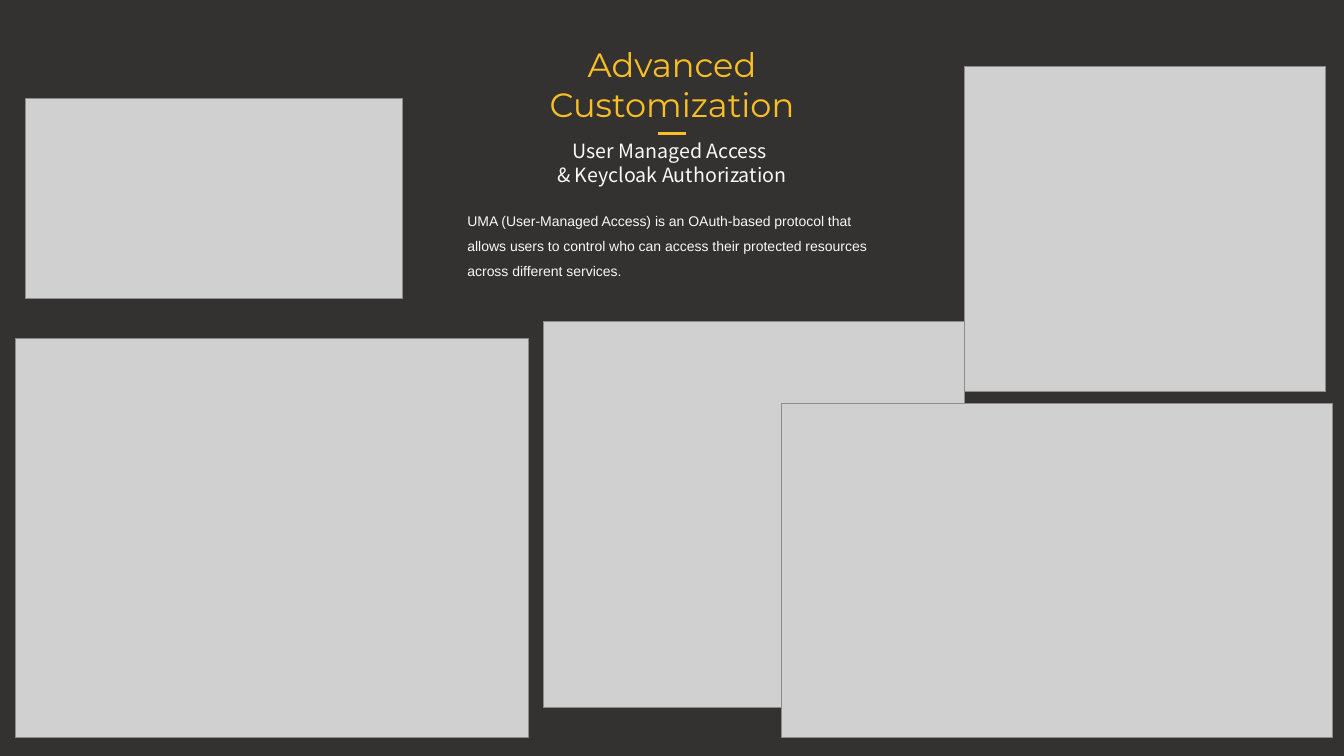
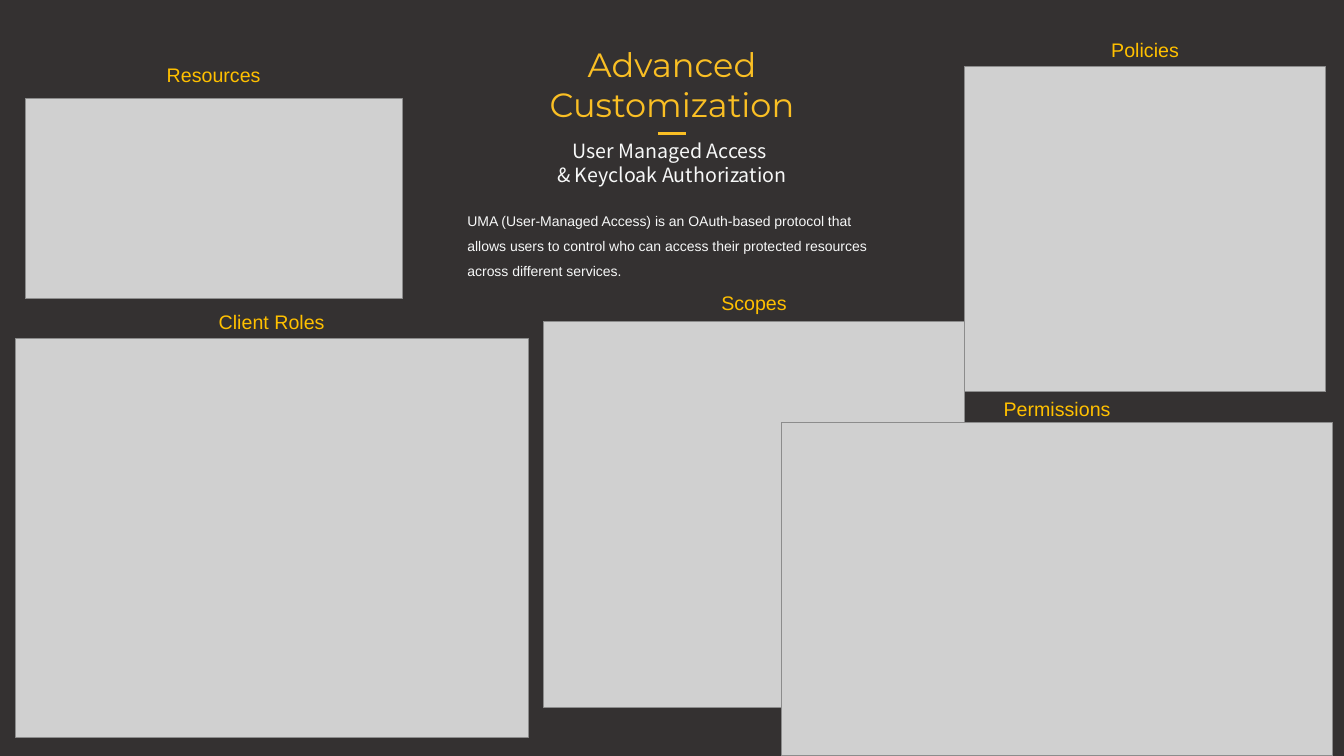
Before and after one commit to BrumaSebastian/blazor-furniture-app, a slide deck: slide 16 of BlazorFurniture/docs/presentation/Keycloak Going Beyond Defaults.pptx. Drawn at 1344x756 pixels with LibreOffice and Linux fonts; fonts in the diff are those of the drawing; grey boxes stand for pictures. Boxes give left, top, right and bottom in pixels: in the first picture for what was removed or moved away, otherwise in the second. Text is boxed around its words. In the diff, an @@ line names an element or a change of style, - is before the commit and + after.

```diff
--- a/BlazorFurniture/docs/presentation/Keycloak Going Beyond Defaults.pptx
+++ b/BlazorFurniture/docs/presentation/Keycloak Going Beyond Defaults.pptx
@@ text added at [1111,42,1179,57], 14 pt, text #FFC000 @@
+Policies
@@ text added at [167,68,261,82], 14 pt, text #FFC000 @@
+Resources
@@ text added at [721,296,786,314], 14 pt, text #FFC000 @@
+Scopes
@@ text added at [219,314,324,329], 14 pt, text #FFC000 @@
+Client Roles
@@ text added at [1004,401,1111,416], 14 pt, text #FFC000 @@
+Permissions
@@ picture: place and size @@
-picture at [781,404,1333,738]
+picture at [781,422,1333,756]
```
Also in this commit, not shown: 8 other slides changed.
